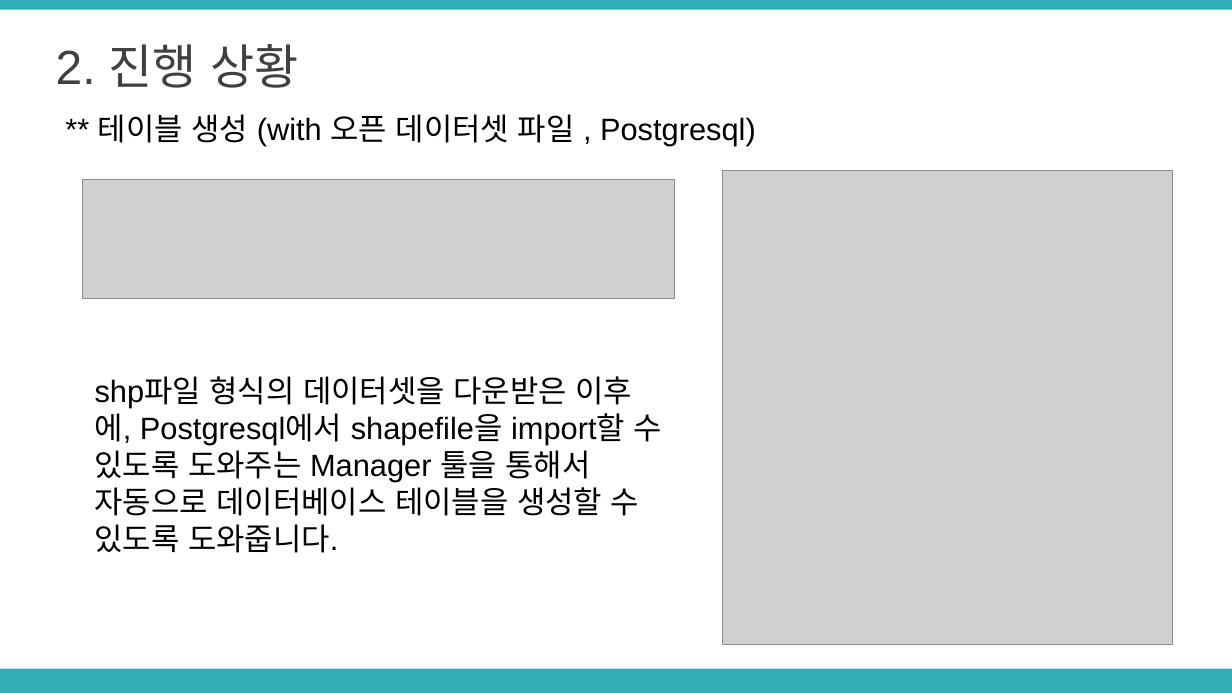
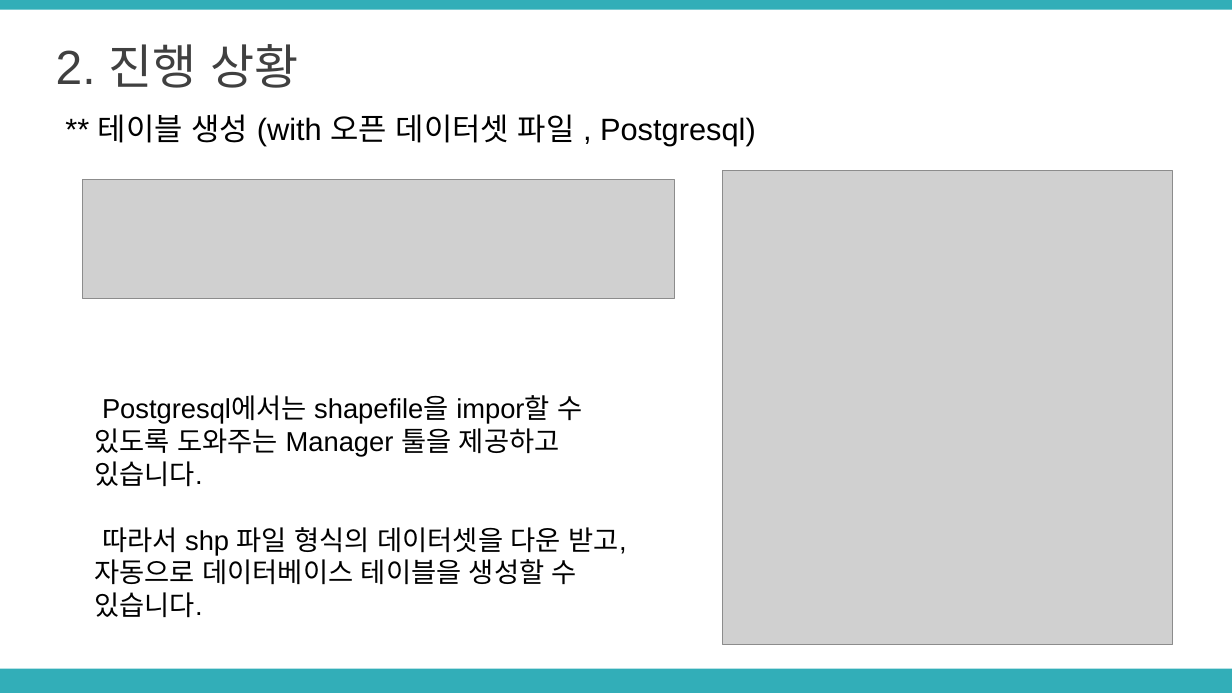
Before and after one commit to LimHyeji/Safety_Assistant, a slide deck: slide 13 of 8주차 중간발표 PPT(6조, 노란돌고래).pptx (slide 12 before the commit). Drawn at 1232x693 pixels with LibreOffice and Linux fonts; fonts in the diff are those of the drawing; grey boxes stand for pictures. Boxes give left, top, right and bottom in pixels: in the first picture for what was removed or moved away, otherwise in the second. Text is boxed around its words. In the diff, an @@ line names an element or a change of style, - is before the commit and + after.

```diff
--- a/8주차 중간발표 PPT(6조, 노란돌고래).pptx
+++ b/8주차 중간발표 PPT(6조, 노란돌고래).pptx
@@ text at (95,396,627,585): text changed; size 18 to 16 pt @@
-shp파일 형식의 데이터셋을 다운받은 이후에, Postgresql에서 shapefile을 import할 수 있도록 도와주는 Manager 툴을 통해서 자동으로 데이터베이스 테이블을 생성할 수 있도록 도와줍니다.
+Postgresql에서는 shapefile을 impor할 수 있도록 도와주는 Manager 툴을 제공하고 있습니다.
+따라서 shp 파일 형식의 데이터셋을 다운 받고, 자동으로 데이터베이스 테이블을 생성할 수 있습니다.
```
Also in this commit, not shown: 9 other slides changed, 1 slide added.
